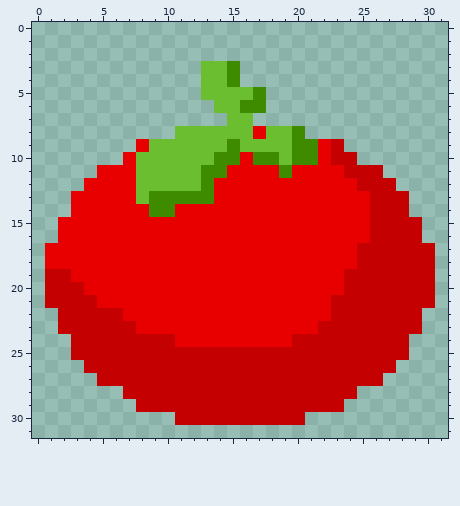
Edited in one commit: pixel-art sprite (Assets/Sprites/tomato.png). The first picture shows the starting point.
The file is 32x32 pixels.
New version:
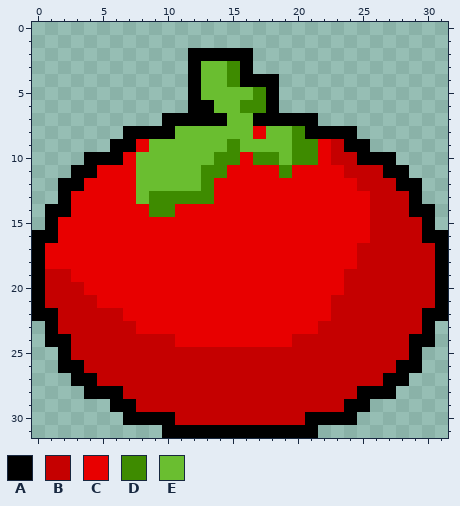
Palette (. is transparent): A #000000  B #c50000  C #e80000  D #3e8b00  E #6abe30
Edits made:
y 2: x 12..16 ..... -> AAAAA
y 3: x 12 . -> A; x 16 . -> A
y 4: x 12 . -> A; x 16..18 ... -> AAA
y 5: x 12 . -> A; x 18 . -> A
y 6: x 12..13 .. -> AA; x 18 . -> A
y 7: x 10..14 ..... -> AAAAA; x 17..21 ..... -> AAAAA
y 8: x 7..10 .... -> AAAA; x 21..24 .... -> AAAA
y 9: x 6..7 .. -> AA; x 24..25 .. -> AA
y 10: x 4..6 ... -> AAA; x 25..27 ... -> AAA
y 11: x 3..4 .. -> AA; x 27..28 .. -> AA
y 12: x 2..3 .. -> AA; x 28..29 .. -> AA
y 13: x 2 . -> A; x 29 . -> A
y 14: x 1..2 .. -> AA; x 29..30 .. -> AA
y 15: x 1 . -> A; x 30 . -> A
y 16: x 0..1 .. -> AA; x 30..31 .. -> AA
y 17..21: x 0 . -> A; x 31 . -> A
y 22: x 0..1 .. -> AA; x 30..31 .. -> AA
y 23: x 1 . -> A; x 30 . -> A
y 24: x 1..2 .. -> AA; x 29..30 .. -> AA
y 25: x 2 . -> A; x 29 . -> A
y 26: x 2..3 .. -> AA; x 28..29 .. -> AA
y 27: x 3..4 .. -> AA; x 27..28 .. -> AA
y 28: x 4..6 ... -> AAA; x 25..27 ... -> AAA
y 29: x 6..7 .. -> AA; x 24..25 .. -> AA
y 30: x 7..10 .... -> AAAA; x 21..24 .... -> AAAA
y 31: x 10..21 ............ -> AAAAAAAAAAAA
